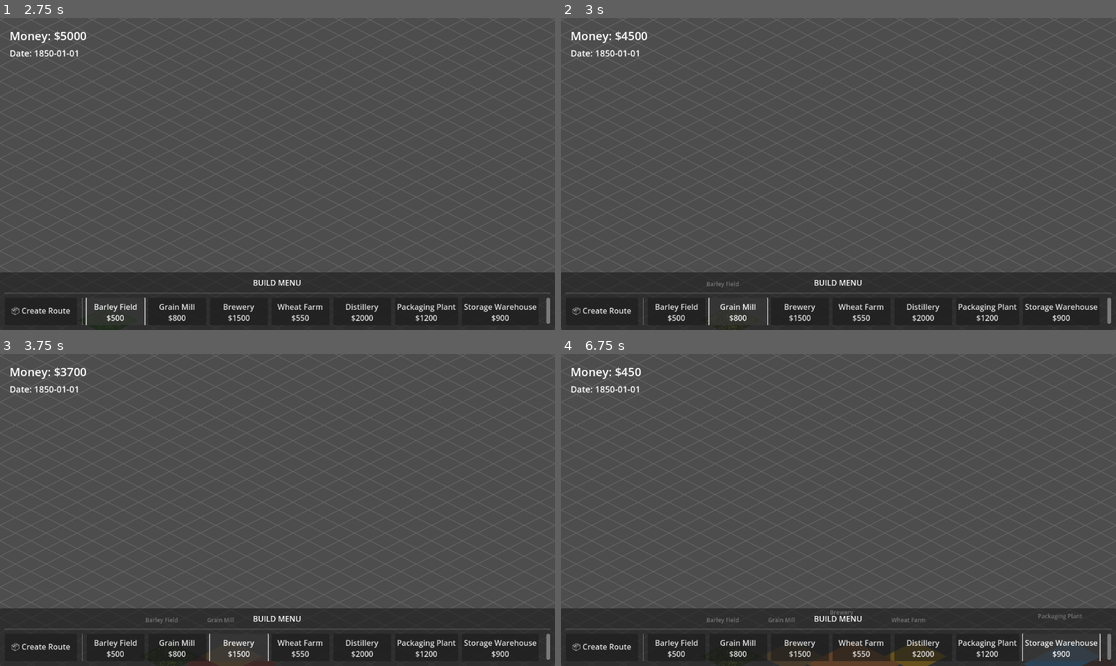
Above: before the commit, frames 1-4 (two rows, left to right).
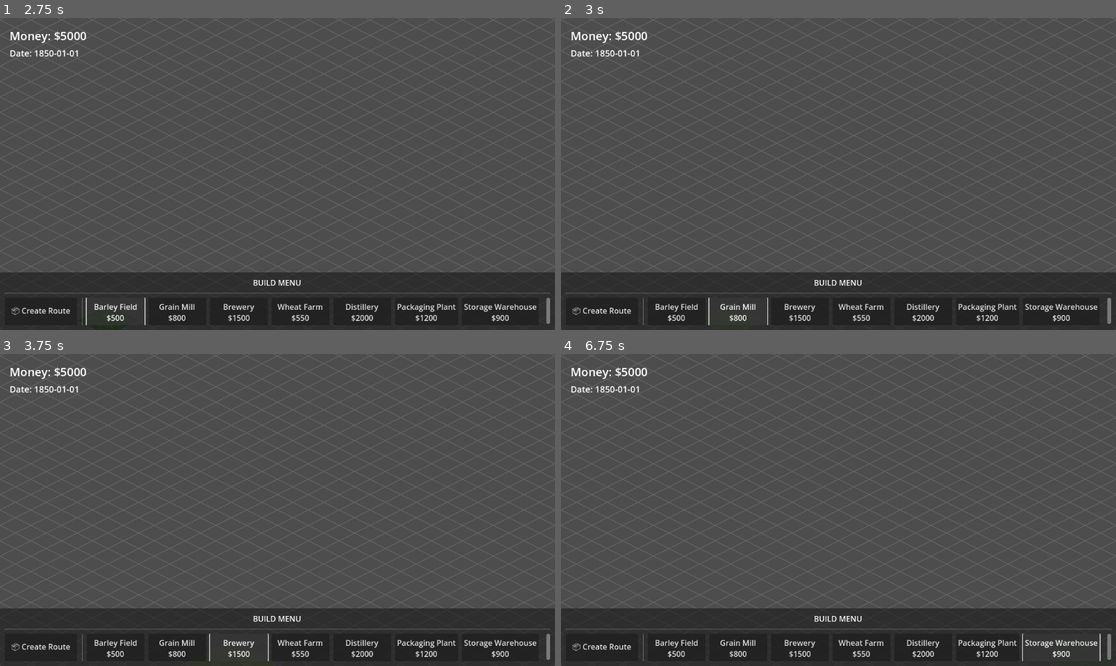
Above: after the commit, the same moments.

Repository: GergelyKrista/butykos
Game: Godot game, scene res://scenes/ui/main_menu.tscn
Two runs of this game, one before a commit and one after it. Both use one fixed random seed, a clock stepped at 60 frames per second and the inputs below.
Inputs:
- Up to frame 1 (2.75 s): click "START NEW GAME" at 0.5 s; click "📦 Create Route" at 1.25 s; click "Barley Field $500" at 2 s
- Up to frame 2 (3 s): click "Grain Mill $800" at 2.75 s
- Up to frame 3 (3.75 s): click "Brewery $1500" at 3.5 s
- Up to frame 4 (6.75 s): click "Wheat Farm $550" at 4.25 s; click "Distillery $2000" at 5 s; click "Packaging Plant $1200" at 5.75 s; click "Storage Warehouse $900" at 6.5 s

Frame 1 is identical in both runs. In frame 2, less than 0.1% of the frame differs, in the area x 10-33%, y 4-100%; in frame 3, 0.1%; in frame 4, 0.9%, in the area x 10-96%, y 4-100%.

Commit message:
Fix: Prevent facility placement when clicking on UI elements

Diff:
--- a/scenes/world_map/world_map.gd
+++ b/scenes/world_map/world_map.gd
@@ -77,7 +77,9 @@
 	if placement_mode:
 		if event is InputEventMouseButton:
 			if event.button_index == MOUSE_BUTTON_LEFT and event.pressed:
-				_try_place_facility()
+				# Don't place if clicking on UI
+				if not _is_mouse_over_ui():
+					_try_place_facility()
 			elif event.button_index == MOUSE_BUTTON_RIGHT and event.pressed:
 				_cancel_placement()
 
@@ -582,6 +584,32 @@
 	return placement_mode or route_mode
 
 
+func _is_mouse_over_ui() -> bool:
+	"""Check if mouse is over UI elements"""
+	var mouse_pos = get_viewport().get_mouse_position()
+
+	# Check if mouse is over bottom bar (build menu)
+	var bottom_bar = ui.get_node_or_null("BottomBar")
+	if bottom_bar:
+		var bottom_bar_rect = Rect2(
+			bottom_bar.global_position,
+			bottom_bar.size
+		)
+		if bottom_bar_rect.has_point(mouse_pos):
+			return true
+
+	# Check if mouse is over help panel
+	if help_panel and help_panel.visible:
+		var help_rect = Rect2(
+			help_panel.global_position,
+			help_panel.size
+		)
+		if help_rect.has_point(mouse_pos):
+			return true
+
+	return false
+
+
 # ========================================
 # TOOLTIP SYSTEM
 # ========================================
